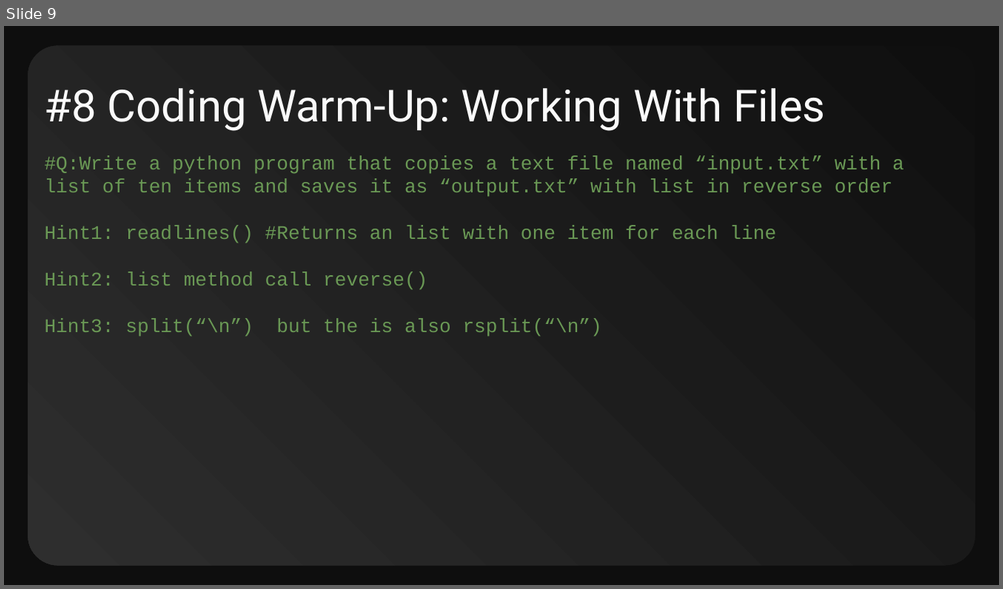
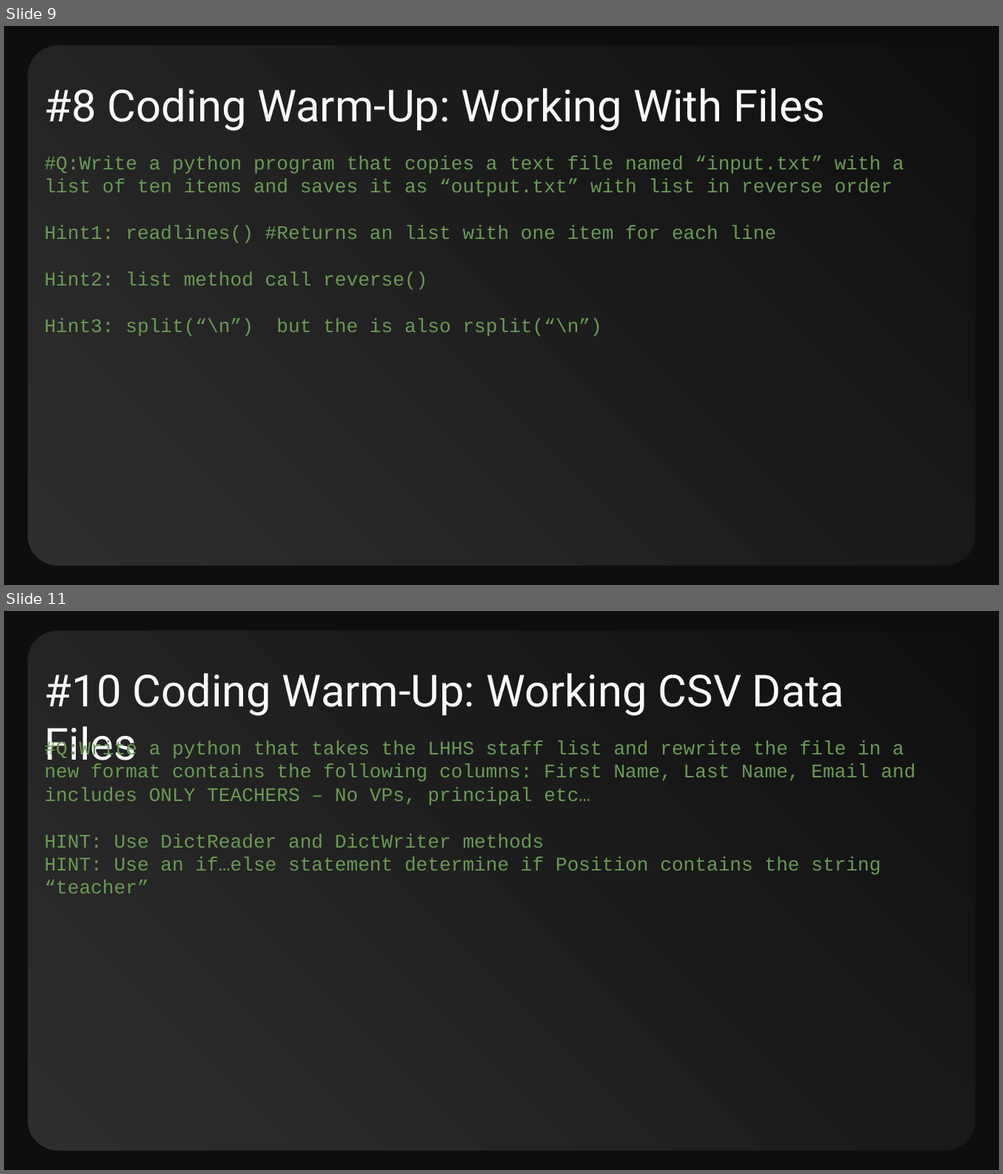
Before and after one commit to CompSci-110-LHHS/cs110classmain, a slide deck: 002_Course_Exercises/01_Warmup_Exercises/01_CS110_Warmup_Exercises.pptx. Shown one above the other, each under a label of ours: slide 9 before the commit, slides 9 and 11 after it; the slides between them are not shown. The pictures are 1003x589 and 1003x1174 pixels, drawn with LibreOffice and Linux fonts; fonts in the diff are those of the drawing. Boxes give left, top, right and bottom in pixels: in the first picture for what was removed or moved away, otherwise in the second. Text is boxed around its words. In the diff, an @@ line names an element or a change of style, - is before the commit and + after.

```diff
--- a/002_Course_Exercises/01_Warmup_Exercises/01_CS110_Warmup_Exercises.pptx
+++ b/002_Course_Exercises/01_Warmup_Exercises/01_CS110_Warmup_Exercises.pptx
@@ slide 11 added at <box>4,611,999,1170</box>, background #0E0E0E; not listed: 1 template element that a slide beside it also shows @@
@@ title added at <box>45,673,844,771</box>, 32 pt, text #FAFAFA @@
+#10 Coding Warm-Up: Working CSV Data Files
@@ text added at <box>45,741,916,875</box>, 14 pt, text #6A9955 @@
+#Q:Write a python that takes the LHHS staff list and rewrite the file in a new format contains the following columns: First Name, Last Name, Email and includes ONLY TEACHERS – No VPs, principal etc…
+HINT: Use DictReader and DictWriter methods
+HINT: Use an if…else statement determine if Position contains the string “teacher”
```
Also in this commit, not shown: 1 other slide added, 5 other files.
